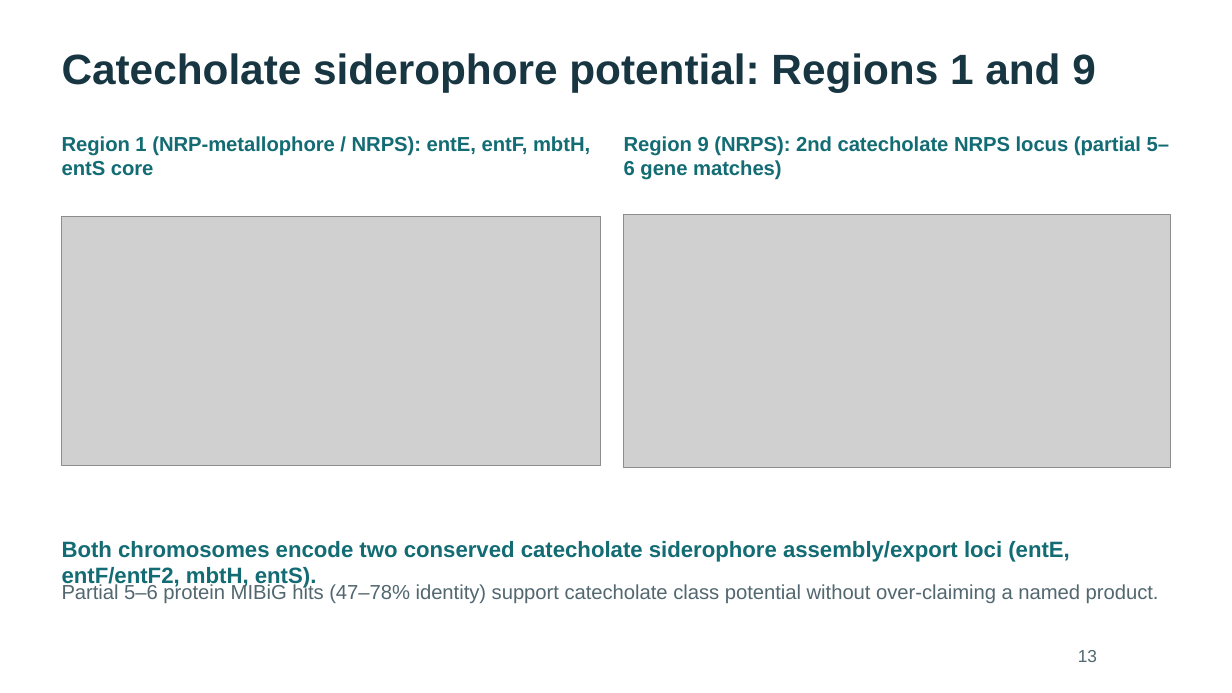
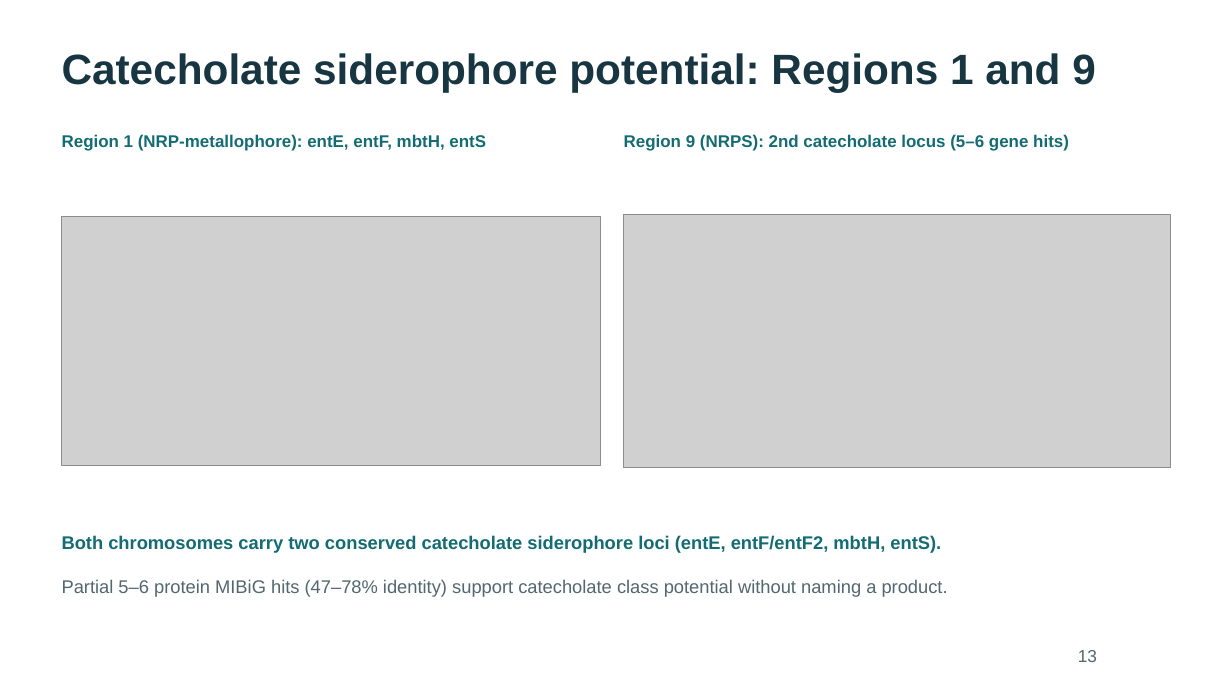
Before and after one commit to WhyAdr/sm-manu, a slide deck: slide 13 of explainer/NMZ-Serratia-genomics-explainer-2026-10-20.pptx. Drawn at 1232x693 pixels with LibreOffice and Linux fonts; fonts in the diff are those of the drawing; grey boxes stand for pictures. Boxes give left, top, right and bottom in pixels: in the first picture for what was removed or moved away, otherwise in the second. Text is boxed around its words. In the diff, an @@ line names an element or a change of style, - is before the commit and + after.

Commit message:
Fix text wrapping on explainer slides 9, 11-16; sync slide titles in docs; rebuild 40-slide deck and PDFs

```diff
--- a/explainer/NMZ-Serratia-genomics-explainer-2026-10-20.pptx
+++ b/explainer/NMZ-Serratia-genomics-explainer-2026-10-20.pptx
@@ text at (62,134,486,151): text changed; size 15.8 to 13.1 pt @@
-Region 1 (NRP-metallophore / NRPS): entE, entF, mbtH, entS core
+Region 1 (NRP-metallophore): entE, entF, mbtH, entS
@@ text at (624,134,1069,151): text changed; size 15.8 to 13.1 pt @@
-Region 9 (NRPS): 2nd catecholate NRPS locus (partial 5–6 gene matches)
+Region 9 (NRPS): 2nd catecholate locus (5–6 gene hits)
@@ text at (62,535,941,553): text changed; size 17.2 to 14.2 pt @@
-Both chromosomes encode two conserved catecholate siderophore assembly/export loci (entE, entF/entF2, mbtH, entS).
+Both chromosomes carry two conserved catecholate siderophore loci (entE, entF/entF2, mbtH, entS).
@@ text at (62,579,948,597): text changed; size 15.8 to 14.2 pt @@
-Partial 5–6 protein MIBiG hits (47–78% identity) support catecholate class potential without over-claiming a named product.
+Partial 5–6 protein MIBiG hits (47–78% identity) support catecholate class potential without naming a product.
```
Also in this commit, not shown: 6 other slides changed, 5 other files.
